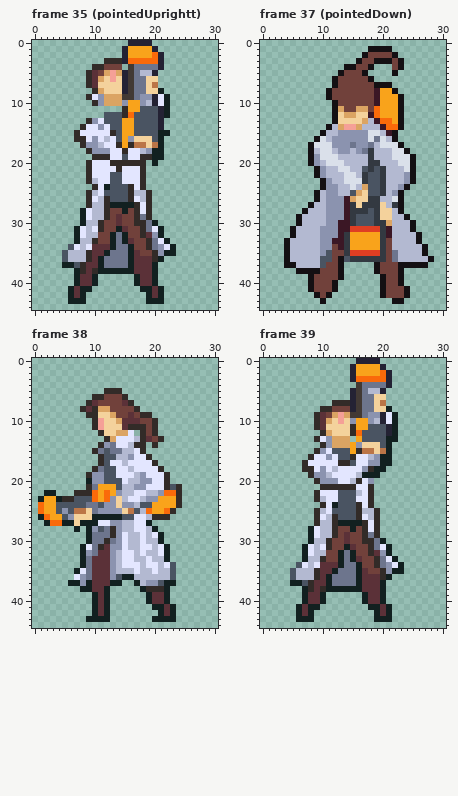
Pixel-art file: rawAssets/animations/Flipside_Player_Model_AllAnims_Cropped.aseprite. Above is the file before it was changed.
31x45 pixels, 127 frames. Shown: frame 35 (pointedUprightt), frame 37 (pointedDown), frame 38, frame 39. The commit also changed other frames, which this record leaves out.
The result:
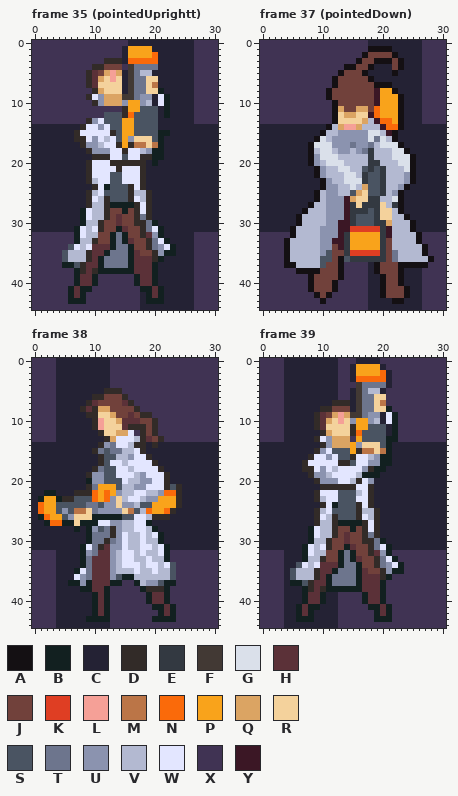
Palette (. is transparent): A #141013  B #122020  C #242234  D #322b28  E #333941  F #423934  G #dae0ea  H #5b3138  J #71413b  K #df3e23  L #f5a097  M #bb7547  N #fa6a0a  P #f9a31b  Q #dba463  R #f4d29c  S #4a5462  T #6d758d  U #8b93af  V #b3b9d1  W #e3e6ff  X #403353  Y #3b1725
What changed:
layer "Layer 3" now shown
Changed rows in their new state; - is an unchanged pixel.
Frame 35 (pointedUprightt), layer "Layer 3":
first column x 0:
 0 XXXXXXXXXXXXXXXX----CCCCCCCXXXX
 1 XXXXXXXXXXXXXXX------CCCCCCXXXX
 2 XXXXXXXXXXXXXXX-------CCCCCXXXX
 3 XXXXXXXXXXXX----------CCCCCXXXX
 4 XXXXXXXXXX-----X------CCCCCXXXX
 5 XXXXXXXXX------------CCCCCCXXXX
 6 XXXXXXXXX------------CCCCCCXXXX
 7 XXXXXXXXX------------CCCCCCXXXX
 8 XXXXXXXXXX------------CCCCCXXXX
 9 XXXXXXXXX--------------CCCCXXXX
10 XXXXXXXXXX-------------CCCCXXXX
11 XXXXXXXXXXXXXXX--------CCCCXXXX
12 XXXXXXXXXXXX-----------CCCCXXXX
13 XXXXXXXXX-------------CCCCCXXXX
14 CCCCCCCC--------------CCCCCCCCC
15 CCCCCCC----------------CCCCCCCC
16 CCCCCCC---------------CCCCCCCCC
17 CCCCCCCC--------------CCCCCCCCC
18 CCCCCCCCC-------------CCCCCCCCC
19 CCCCCCCCCC------------CCCCCCCCC
20 CCCCCCCCC----------C-CCCCCCCCCC
21 CCCCCCCCC----------CCCCCCCCCCCC
22 CCCCCCCCC----------CCCCCCCCCCCC
23 CCCCCCCCC----------CCCCCCCCCCCC
24 CCCCCCCCCC---------CCCCCCCCCCCC
25 CCCCCCCCC-----------CCCCCCCCCCC
26 CCCCCCCCC-----------CCCCCCCCCCC
27 CCCCCCCCC-----------CCCCCCCCCCC
28 CCCCCCCC------------CCCCCCCCCCC
29 CCCCCCCC------------CCCCCCCCCCC
30 CCCCCCCC-------------CCCCCCCCCC
31 CCCCCCC---------------CCCCCCCCC
32 XXXXXXX---------------CCCCCXXXX
33 XXXXXXX----------------CCCCXXXX
34 XXXXXX------------------CCCXXXX
35 XXXXX-------------------CCCXXXX
36 XXXXX-----------------CCCCCXXXX
37 XXXXX----------------CCCCCCXXXX
38 XXXXXXX--------------CCCCCCXXXX
39 XXXXXXX----XXXXXX----CCCCCCXXXX
40 XXXXXXX----XXXXXX----CCCCCCXXXX
41 XXXXXX----XXXXXXXX----CCCCCXXXX
42 XXXXXX---XXXXXXXXXC---CCCCCXXXX
43 XXXXXX---XXXXXXXXXC---CCCCCXXXX
44 XXXXXXXXXXXXXXXXXXCCCCCCCCCXXXX
Frame 37 (pointedDown), layer "Layer 3":
first column x 0:
 0 XXXXXXXXXXXXXXXXXXCCCCCCCCCXXXX
 1 XXXXXXXXXXXXXXXXXX----CCCCCXXXX
 2 XXXXXXXXXXXXXXXXX------CCCCXXXX
 3 XXXXXXXXXXXXXXXX--------CCCXXXX
 4 XXXXXXXXXXXXXX-----CCC--CCCXXXX
 5 XXXXXXXXXXXXX-----CCCC-CCCCXXXX
 6 XXXXXXXXXXXX-------CCCCCCCCXXXX
 7 XXXXXXXXXXXX----------CCCCCXXXX
 8 XXXXXXXXXXX------------CCCCXXXX
 9 XXXXXXXXXXX-------------CCCXXXX
10 XXXXXXXXXXXX------------CCCXXXX
11 XXXXXXXXXXXX------------CCCXXXX
12 XXXXXXXXXXXX------------CCCXXXX
13 XXXXXXXXXXXX------------CCCXXXX
14 CCCCCCCCCCC-------------CCCCCCC
15 CCCCCCCCCC-------------CCCCCCCC
16 CCCCCCCCC--------------CCCCCCCC
17 CCCCCCCC----------------CCCCCCC
18 CCCCCCCC-----------------CCCCCC
19 CCCCCCCC------------------CCCCC
20 CCCCCCCC------------------CCCCC
21 CCCCCCCCC-----------------CCCCC
22 CCCCCCCCC-----------------CCCCC
23 CCCCCCCCCC----------------CCCCC
24 CCCCCCCCCC---------------CCCCCC
25 CCCCCCCCC---------------CCCCCCC
26 CCCCCCCCC---------------CCCCCCC
27 CCCCCCCC----------------CCCCCCC
28 CCCCCCC-----------------CCCCCCC
29 CCCCCC-------------------CCCCCC
30 CCCCCC--------------------CCCCC
31 CCCCC---------------------CCCCC
32 XXXXX----------------------XXXX
33 XXXX-----------------------XXXX
34 XXXX------------------------XXX
35 XXXX------------------------XXX
36 XXXX-------------------------XX
37 XXXX----------XXXXC---------XXX
38 XXXXXX--------XXXXC-----CCCXXXX
39 XXXXXXXX------XXXXCC----CCCXXXX
40 XXXXXXXX-----XXXXXCC----CCCXXXX
41 XXXXXXXX-----XXXXXCC-----CCXXXX
42 XXXXXXXXX---XXXXXXCC-----CCXXXX
43 XXXXXXXXXX-XXXXXXXCCCC--CCCXXXX
44 XXXXXXXXXXXXXXXXXXCCCCCCCCCXXXX
Frame 38, layer "Layer 3":
first column x 0:
 0 XXXXCCCCCCCCCXXXXXXXXXXXXXXXXXX
 1 XXXXCCCCCCCCCXXXXXXXXXXXXXXXXXX
 2 XXXXCCCCCCCCCXXXXXXXXXXXXXXXXXX
 3 XXXXCCCCCCCCCXXXXXXXXXXXXXXXXXX
 4 XXXXCCCCCCCCCXXXXXXXXXXXXXXXXXX
 5 XXXXCCCCCCCC---XXXXXXXXXXXXXXXX
 6 XXXXCCCCCC------XXXXXXXXXXXXXXX
 7 XXXXCCCCC--------XXXXXXXXXXXXXX
 8 XXXXCCCC----------XXXXXXXXXXXXX
 9 XXXXCCCCC-----------XXXXXXXXXXX
10 XXXXCCCCCC-----------XXXXXXXXXX
11 XXXXCCCCCC-----------XXXXXXXXXX
12 XXXXCCCCCCC------X---XXXXXXXXXX
13 XXXXCCCCCCCC----------XXXXXXXXX
14 CCCCCCCCCCC--------C-CCCCCCCCCC
15 CCCCCCCCCC---------CCCCCCCCCCCC
16 CCCCCCCCCCC---------CCCCCCCCCCC
17 CCCCCCCCCCC----------CCCCCCCCCC
18 CCCCCCCCCC------------CCCCCCCCC
19 CCCCCCCCC--------------CCCCCCCC
20 CCCCCCCCC--------------CCCCCCCC
21 CCCCCCCCC----------------CCCCCC
22 CC--CCC------------------CCCCCC
23 C------------------------CCCCCC
24 C------------------------CCCCCC
25 C-----------------------CCCCCCC
26 C----------------------CCCCCCCC
27 CC------------------CCCCCCCCCCC
28 CCCCCCC-C------------CCCCCCCCCC
29 CCCCCCCCC-------------CCCCCCCCC
30 CCCCCCCCC-------------CCCCCCCCC
31 CCCCCCCC---------------CCCCCCCC
32 XXXXCCCC---------------XXXXXXXX
33 XXXXCCCC---------------XXXXXXXX
34 XXXXCCCC----------------XXXXXXX
35 XXXXCCC-----------------XXXXXXX
36 XXXXCCC-----------------XXXXXXX
37 XXXXCC---------XX-------XXXXXXX
38 XXXXCCCC-----XXXXX-----XXXXXXXX
39 XXXXCCCCCC---XXXXXX----XXXXXXXX
40 XXXXCCCCCC---XXXXXX----XXXXXXXX
41 XXXXCCCCCC---XXXXXXX----XXXXXXX
42 XXXXCCCCCC---XXXXXXXX---XXXXXXX
43 XXXXCCCCC----XXXXXXX----XXXXXXX
44 XXXXCCCCCCCCCXXXXXXXXXXXXXXXXXX
Frame 39, layer "Layer 3":
first column x 0:
 0 XXXXCCCCCCCCCXXX----XXXXXXXXXXX
 1 XXXXCCCCCCCCCXX------XXXXXXXXXX
 2 XXXXCCCCCCCCCXX-------XXXXXXXXX
 3 XXXXCCCCCCCCCXX-------XXXXXXXXX
 4 XXXXCCCCCCCCCXXX------XXXXXXXXX
 5 XXXXCCCCCCCCCXX------XXXXXXXXXX
 6 XXXXCCCCCCCCCXX------XXXXXXXXXX
 7 XXXXCCCCCCCC---------XXXXXXXXXX
 8 XXXXCCCCCC------------XXXXXXXXX
 9 XXXXCCCCC--------------XXXXXXXX
10 XXXXCCCCC--------------XXXXXXXX
11 XXXXCCCCC--------------XXXXXXXX
12 XXXXCCCCCC-------------XXXXXXXX
13 XXXXCCCCC------X-------XXXXXXXX
14 CCCCCCCCCC------------CCCCCCCCC
15 CCCCCCCCC-------------CCCCCCCCC
16 CCCCCCCC--------------CCCCCCCCC
17 CCCCCCC---------------CCCCCCCCC
18 CCCCCCC--------------CCCCCCCCCC
19 CCCCCCCC------------CCCCCCCCCCC
20 CCCCCCCCC----------CCCCCCCCCCCC
21 CCCCCCCCCC---------CCCCCCCCCCCC
22 CCCCCCCCC----------CCCCCCCCCCCC
23 CCCCCCCCC----------CCCCCCCCCCCC
24 CCCCCCCCCC---------CCCCCCCCCCCC
25 CCCCCCCCC-----------CCCCCCCCCCC
26 CCCCCCCCC-----------CCCCCCCCCCC
27 CCCCCCCCC-----------CCCCCCCCCCC
28 CCCCCCCC------------CCCCCCCCCCC
29 CCCCCCCC------------CCCCCCCCCCC
30 CCCCCCCC-------------CCCCCCCCCC
31 CCCCCCC---------------CCCCCCCCC
32 XXXXCCC---------------XXXXXXXXX
33 XXXXCCC----------------XXXXXXXX
34 XXXXCC------------------XXXXXXX
35 XXXXC-------------------XXXXXXX
36 XXXXC-----------------XXXXXXXXX
37 XXXXC----------------XXXXXXXXXX
38 XXXXCCC--------------XXXXXXXXXX
39 XXXXCCC----CCXXXX----XXXXXXXXXX
40 XXXXCCC----CCXXXX----XXXXXXXXXX
41 XXXXCC----CCCXXXXX----XXXXXXXXX
42 XXXXCC---CCCCXXXXXX---XXXXXXXXX
43 XXXXCC---CCCCXXXXXX---XXXXXXXXX
44 XXXXCCCCCCCCCXXXXXXXXXXXXXXXXXX
Boxes around the changes in both pictures, in picture pixels (x1, y1, x2, y2):
added: (32, 40, 218, 310)
added: (260, 40, 446, 310)
added: (32, 358, 218, 628)
added: (260, 358, 446, 628)
